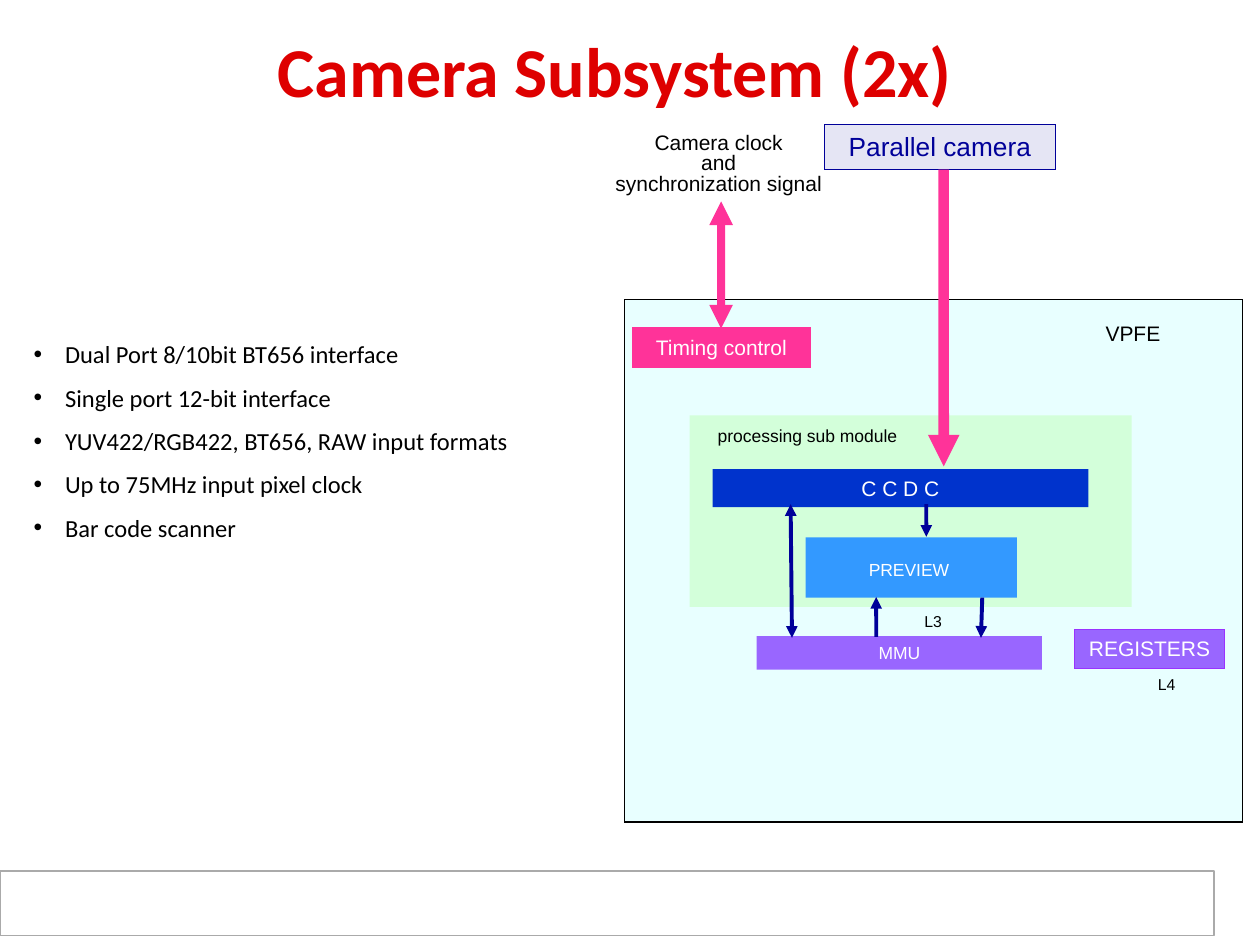
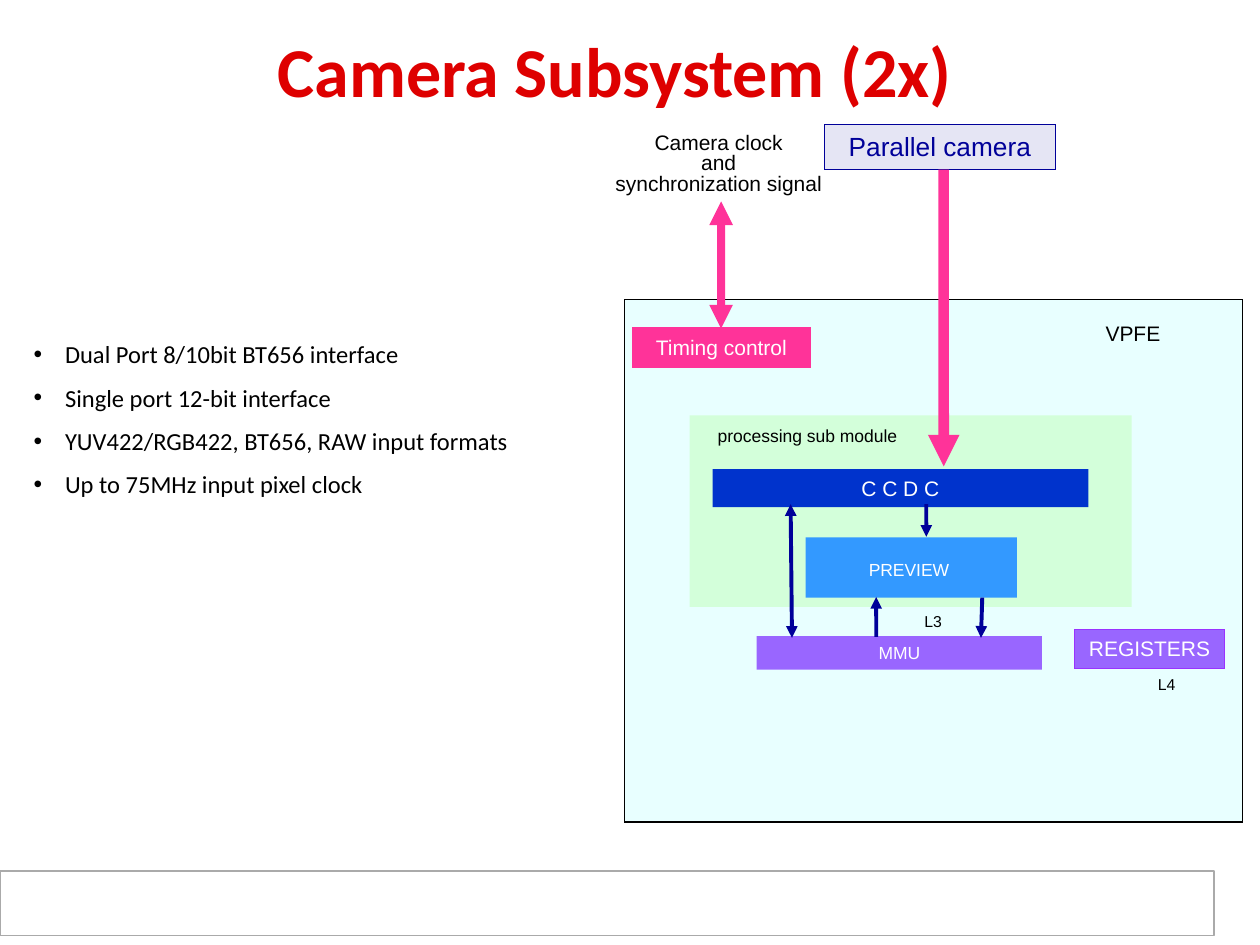
Before and after one commit to hari1989/keystone-workshop, a slide deck: slide 20 of preliminary/Working/presentations/Sitara/Ran_sitara_boot_camp_am437x_technical_overview_final.pptx. Drawn at 1260x945 pixels with LibreOffice and Linux fonts; fonts in the diff are those of the drawing; background and template pictures are left out. Boxes give left, top, right and bottom in pixels: in the first picture for what was removed or moved away, otherwise in the second. Text is boxed around its words. In the diff, an @@ line names an element or a change of style, - is before the commit and + after.

```diff
--- a/preliminary/Working/presentations/Sitara/Ran_sitara_boot_camp_am437x_technical_overview_final.pptx
+++ b/preliminary/Working/presentations/Sitara/Ran_sitara_boot_camp_am437x_technical_overview_final.pptx
@@ text at <box>65,520,236,538</box>: paragraph removed @@
-• Bar code scanner
```
Also in this commit, not shown: 3 other slides changed.
